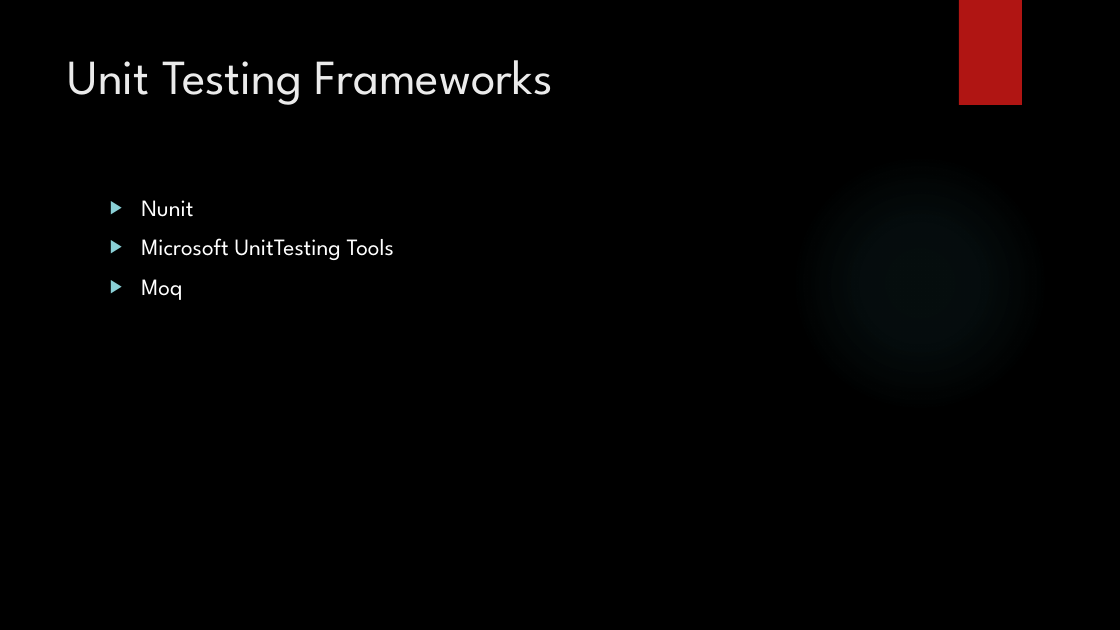
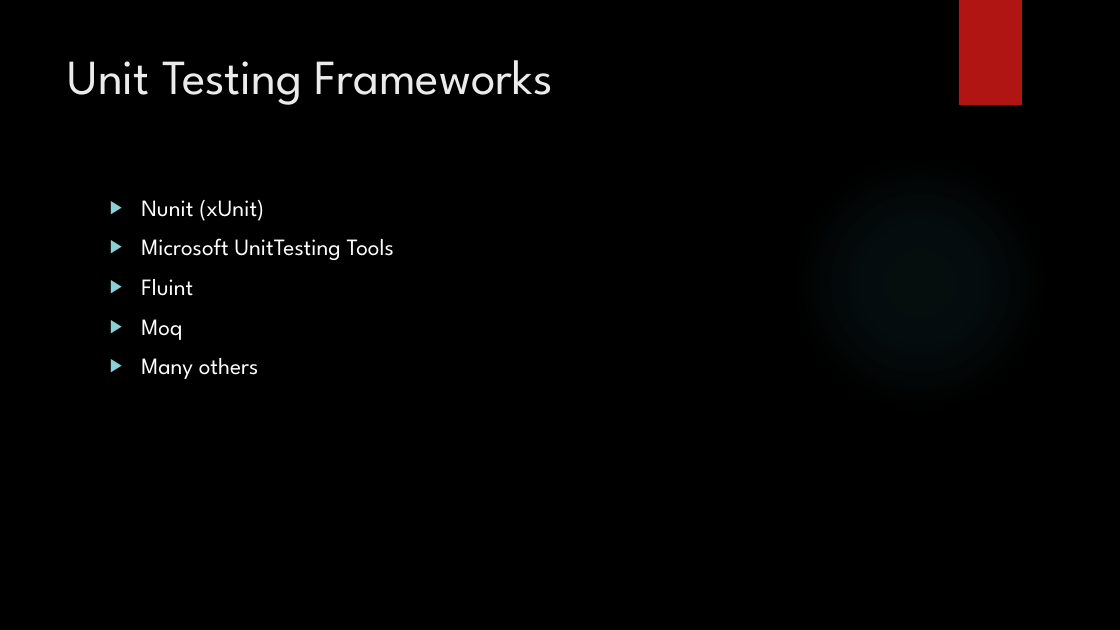
Before and after one commit to aeroradish/dotnet.unittestpresentation, a slide deck: slide 3 of UnitTestPresentation.pptx (slide 4 before the commit). Drawn at 1120x630 pixels with LibreOffice and Linux fonts; fonts in the diff are those of the drawing; background and template pictures are left out. Boxes give left, top, right and bottom in pixels: in the first picture for what was removed or moved away, otherwise in the second. Text is boxed around its words. In the diff, an @@ line names an element or a change of style, - is before the commit and + after.

```diff
--- a/UnitTestPresentation.pptx
+++ b/UnitTestPresentation.pptx
@@ text at (x1=141, y1=200, x2=264, y2=221): text changed @@
-▶ Nunit
+▶ Nunit (xUnit)
@@ text at (x1=141, y1=279, x2=193, y2=296): paragraph added @@
+▶ Fluint
@@ text at (x1=141, y1=358, x2=259, y2=379): paragraph added @@
+▶ Many others
```
Also in this commit, not shown: 2 other slides changed, 7 slides added, 1 other file.
